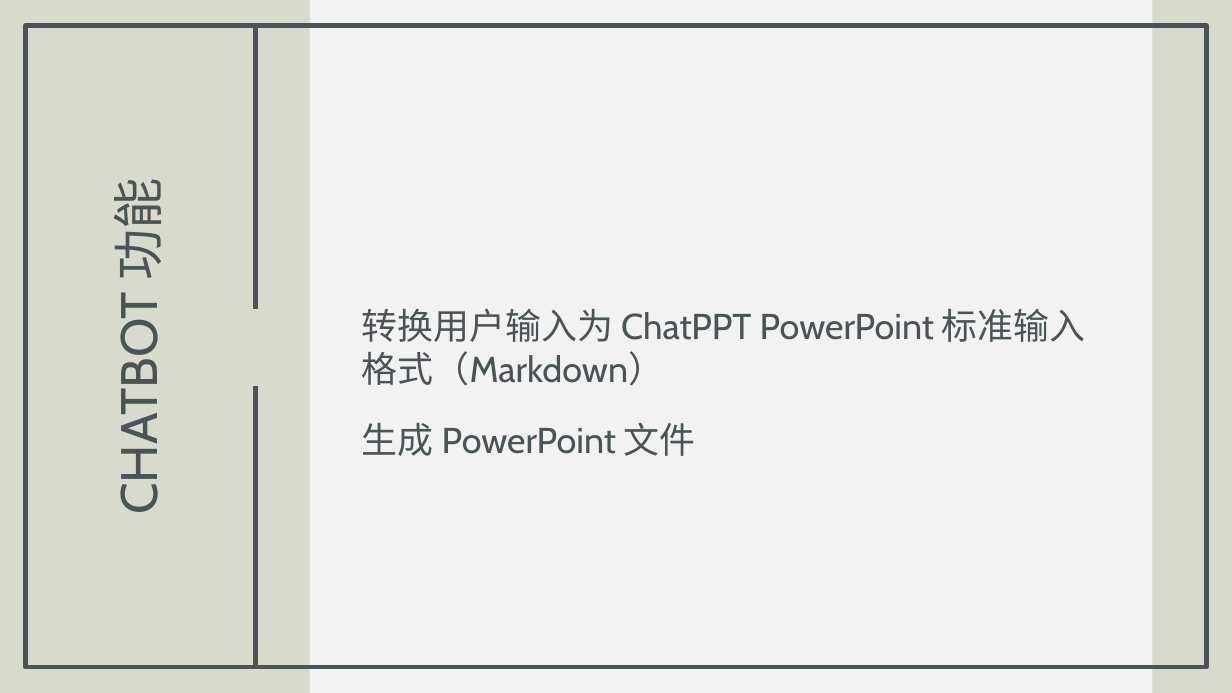
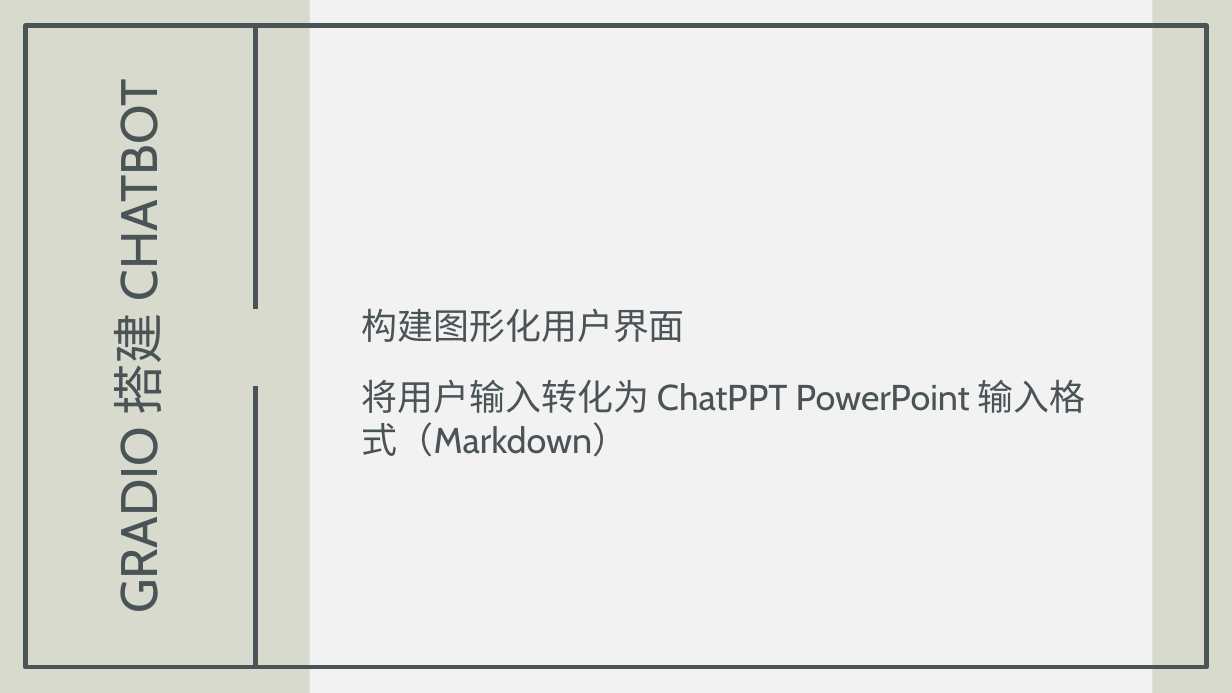
Before and after one commit to PFNOW/ChatPPT, a slide deck: slide 3 of src/outputs/第五次作业.pptx (slide 4 before the commit). Drawn at 1232x693 pixels with LibreOffice and Linux fonts; fonts in the diff are those of the drawing. Boxes give left, top, right and bottom in pixels: in the first picture for what was removed or moved away, otherwise in the second. Text is boxed around its words. In the diff, an @@ line names an element or a change of style, - is before the commit and + after.

```diff
--- a/src/outputs/第五次作业.pptx
+++ b/src/outputs/第五次作业.pptx
@@ title at box(97, 101, 171, 608): text changed @@
-CHATBOT 功能
+GRADIO 搭建 CHATBOT
@@ text at box(362, 309, 1086, 457): text changed @@
-转换用户输入为 ChatPPT PowerPoint 标准输入格式（Markdown）
-生成 PowerPoint 文件
+构建图形化用户界面
+将用户输入转化为 ChatPPT PowerPoint 输入格式（Markdown）
```
Also in this commit, not shown: 4 other slides changed, 1 slide removed, 5 other files.
